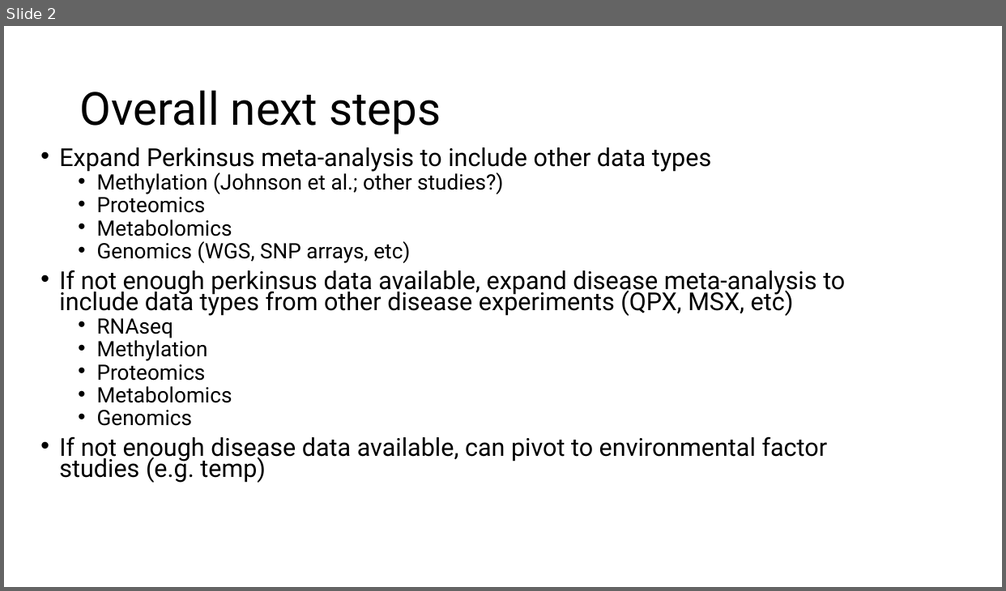
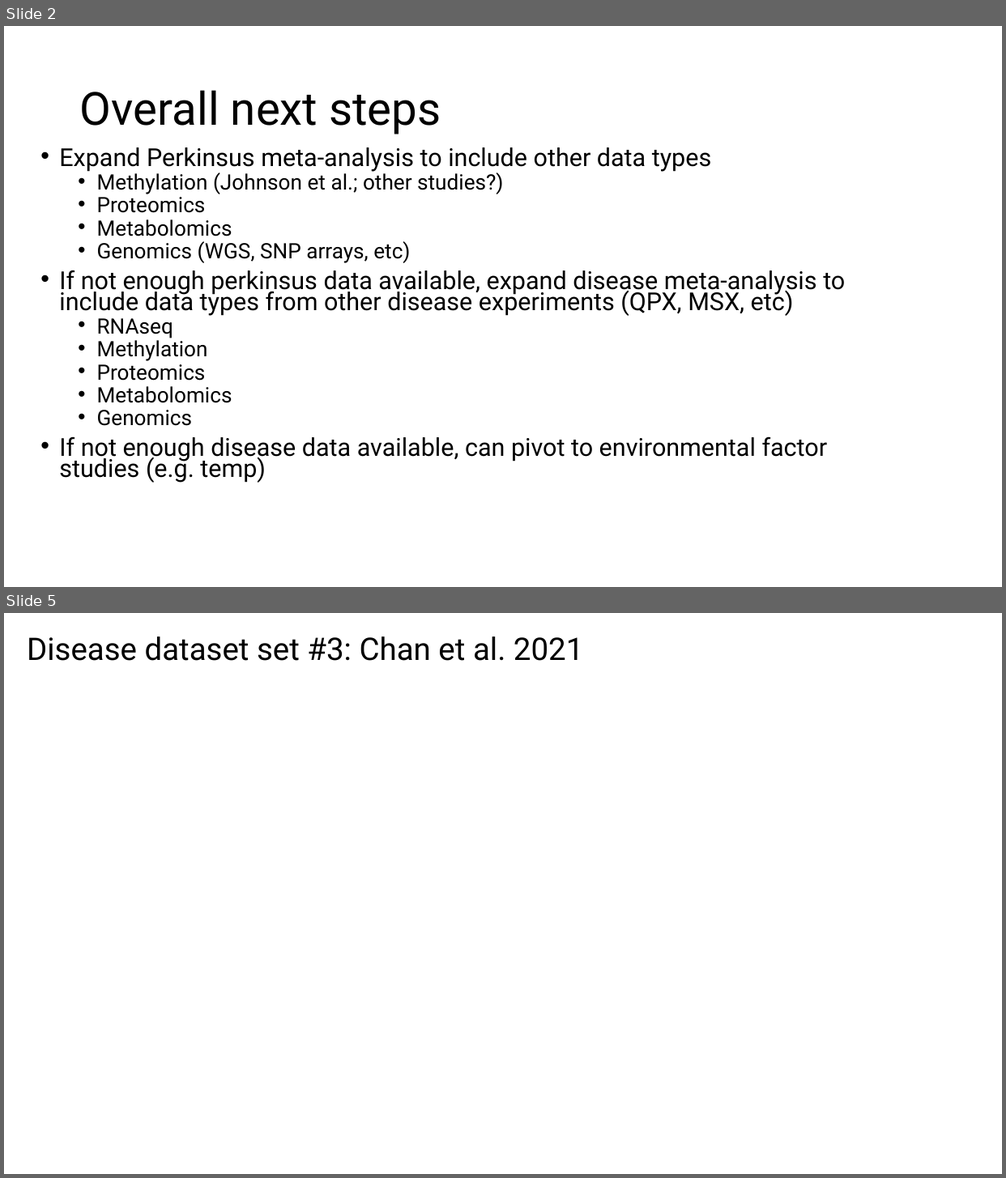
Before and after one commit to Resilience-Biomarkers-for-Aquaculture/Cvirg_Pmarinus_RNAseq, a slide deck: analysis_ideas.pptx. Shown one above the other, each under a label of ours: slide 2 before the commit, slides 2 and 5 after it; the slides between them are not shown. The pictures are 1006x591 and 1006x1178 pixels, drawn with LibreOffice and Linux fonts; fonts in the diff are those of the drawing. Boxes give left, top, right and bottom in pixels: in the first picture for what was removed or moved away, otherwise in the second. Text is boxed around its words. In the diff, an @@ line names an element or a change of style, - is before the commit and + after.

Commit message:
edited samplesheet dataset3 and analysis ideas with disease datasets

```diff
--- a/analysis_ideas.pptx
+++ b/analysis_ideas.pptx
@@ slide 5 added at [4, 613, 1002, 1174], background #FFFFFF @@
@@ title added at [27, 636, 584, 661], 30 pt, text #000000 @@
+Disease dataset set #3: Chan et al. 2021
```
Also in this commit, not shown: 3 other slides added, 2 other files.
